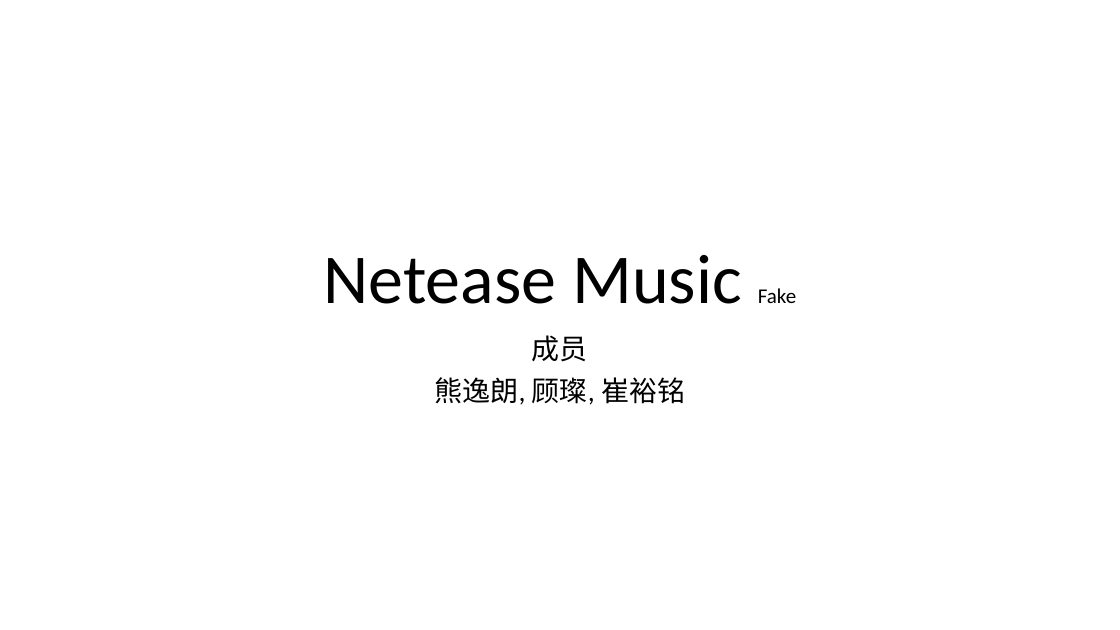
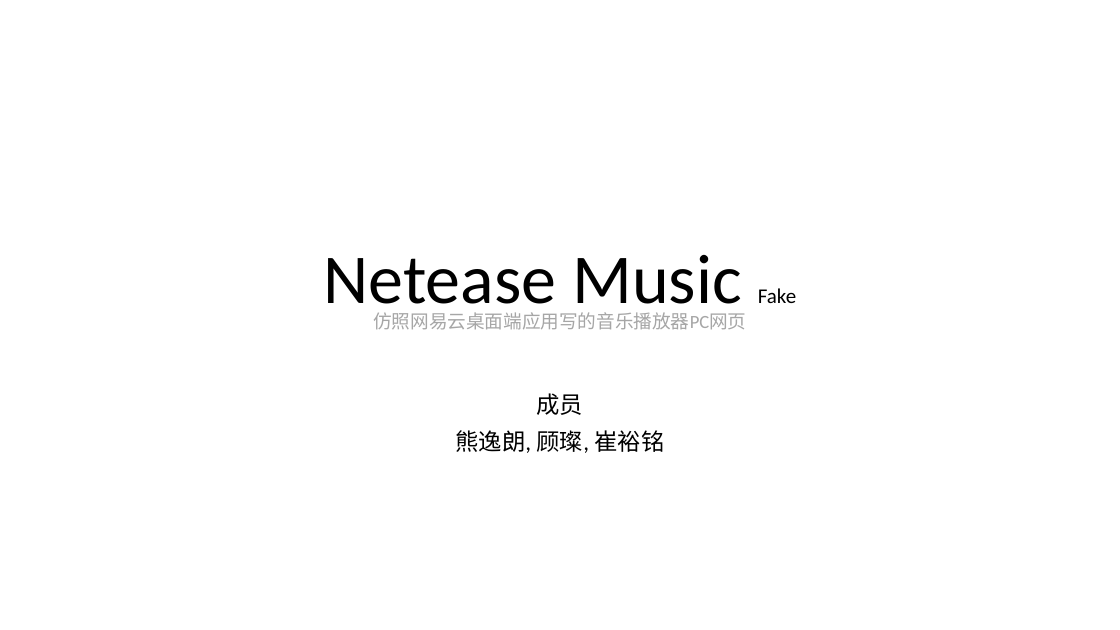
Before and after one commit to xiong35/netease-web, a slide deck: slide 1 of docs/项目介绍.pptx. Drawn at 1120x630 pixels with LibreOffice and Linux fonts; fonts in the diff are those of the drawing. Boxes give left, top, right and bottom in pixels: in the first picture for what was removed or moved away, otherwise in the second. Text is boxed around its words. In the diff, an @@ line names an element or a change of style, - is before the commit and + after.

```diff
--- a/docs/项目介绍.pptx
+++ b/docs/项目介绍.pptx
@@ text added at (373, 312, 746, 330), 16 pt, text #A6A6A6 @@
+仿照网易云桌面端应用写的音乐播放器PC网页
@@ subtitle "成员": place and size @@
-subtitle "成员" at (435, 335, 685, 405)
+subtitle "成员" at (455, 393, 664, 453)
@@ subtitle "成员" at (455, 393, 664, 453): size 24 to 20 pt @@
```
Also in this commit, not shown: 2 other slides changed, 17 slides added, 1 slide removed, 3 other files.
